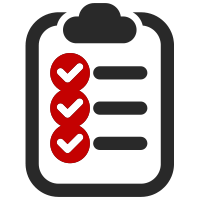
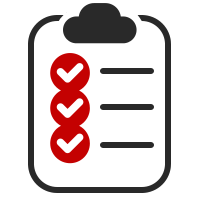
Two versions of the same layered image (200x200). Layer-by-layer changes:
added group "Group 1 copy" with 7 layers above "Group 1" over [28, 12, 171, 193]
added layer "Layer 1" (1st of 2, in "Group 1 copy") in group "Group 1 copy" over [50, 53, 90, 164]
added group "Group 2" with 5 layers in group "Group 1 copy" over [28, 12, 171, 193]
added layer "Rounded Rectangle 1" in group "Group 2" over [28, 15, 171, 193]
added layer "Rounded Rectangle 2 copy 2" in group "Group 2" over [100, 142, 154, 148]
added layer "Rounded Rectangle 2 copy" in group "Group 2" over [100, 104, 154, 110]
added layer "Rounded Rectangle 2" in group "Group 2" over [100, 68, 154, 74]
added layer "Forma 1" (1st of 2, in "Group 1 copy" › "Group 2") in group "Group 2" over [63, 12, 137, 16]
moved "Layer 1" (2nd of 2, in "Group 1") into group "Group 1" over [50, 53, 90, 164]
moved "Forma 1" (2nd of 2, in "Group 1") into group "Group 1" over [25, 12, 174, 197]
